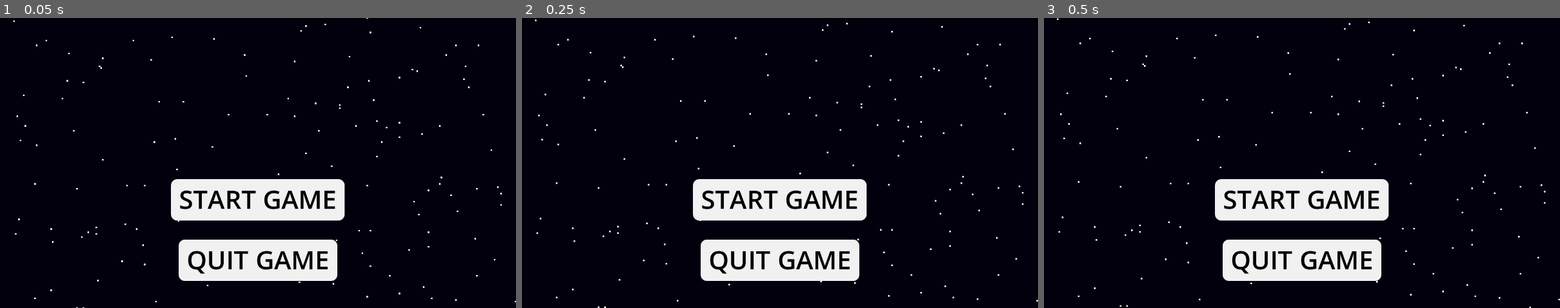
Above: before the commit, frames 1-3 (left to right).
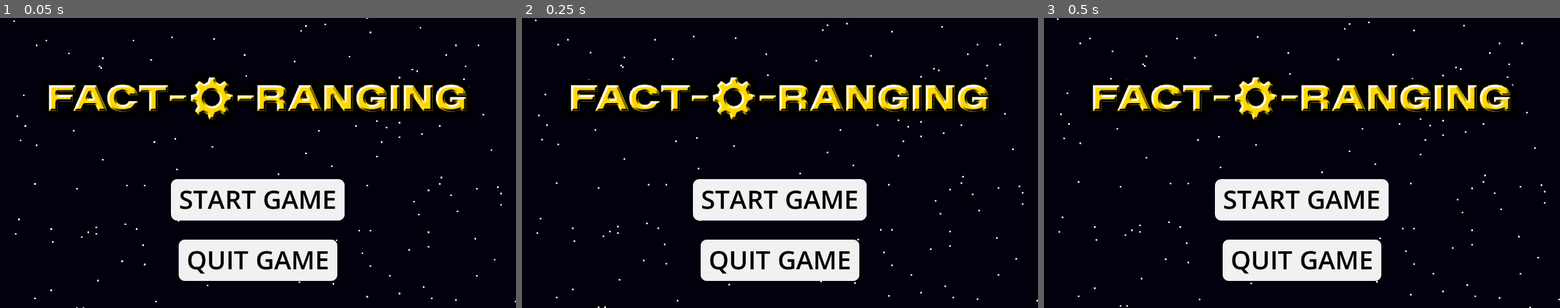
Above: after the commit, the same moments.

Repository: Stev51/gmtk-jam-2025
Game: Godot game, scene res://scenes/title_screen.tscn
The game is run twice, just before and just after one commit, with the same random seed, the same clock (stepped at 60 frames per second) and the same inputs.
Inputs:
- Up to frame 1 (0.05 s): no input
- Up to frame 2 (0.25 s): no input
- Up to frame 3 (0.5 s): no input

The runs differ from the first frame. In frame 1, 4.3% of the frame differs, in the area x 9-91%, y 20-36%; in frame 2, 4.2%; in frame 3, 4.2%.

Commit message:
Title screen logo + app name

Diff:
--- a/project.godot
+++ b/project.godot
@@ -10,7 +10,7 @@
 
 [application]
 
-config/name="GMTK Jam 2025"
+config/name="Fact-o-rranging"
 run/main_scene="uid://c6llql12pybs"
 config/features=PackedStringArray("4.4", "GL Compatibility")
 config/icon="res://assets/img/icon.svg"
--- a/scenes/title_screen.tscn
+++ b/scenes/title_screen.tscn
@@ -1,7 +1,8 @@
-[gd_scene load_steps=8 format=3 uid="uid://c6llql12pybs"]
+[gd_scene load_steps=9 format=3 uid="uid://c6llql12pybs"]
 
 [ext_resource type="Script" uid="uid://dqfpnhjg83qbw" path="res://scripts/title_screen.gd" id="1_fgkus"]
 [ext_resource type="PackedScene" uid="uid://c3bqggdkkfjdn" path="res://scenes/background.tscn" id="2_sa3yf"]
+[ext_resource type="Texture2D" uid="uid://dojynricneiet" path="res://assets/img/logo.png" id="3_cs5ya"]
 [ext_resource type="Theme" uid="uid://cvffwg5kiqetx" path="res://title_button_theme.tres" id="3_s4lrb"]
 [ext_resource type="AudioStream" uid="uid://dxebb3lkuculh" path="res://assets/sfx/button.mp3" id="4_dc4i4"]
 [ext_resource type="AudioStream" uid="uid://bejl2x1kjxd6g" path="res://assets/music/+ (loopable).mp3" id="4_mgrm8"]
@@ -16,6 +17,10 @@
 offset_top = 462.0
 offset_right = 620.0
 offset_bottom = 462.0
+
+[node name="Logo" type="Sprite2D" parent="."]
+position = Vector2(640, 200)
+texture = ExtResource("3_cs5ya")
 
 [node name="CenterContainer" type="CenterContainer" parent="."]
 custom_minimum_size = Vector2(1280, 0)
Binary file added: assets/img/logo.png
Not shown, added: assets/img/logo.png.import
